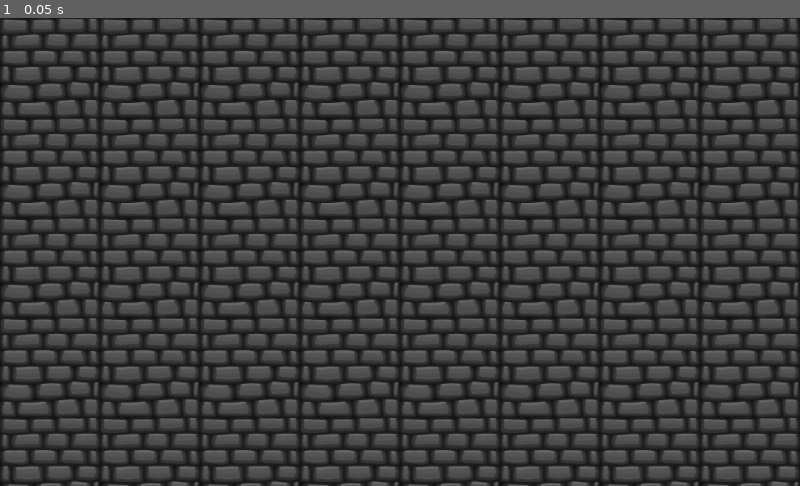
Above: before the commit, frame 1.
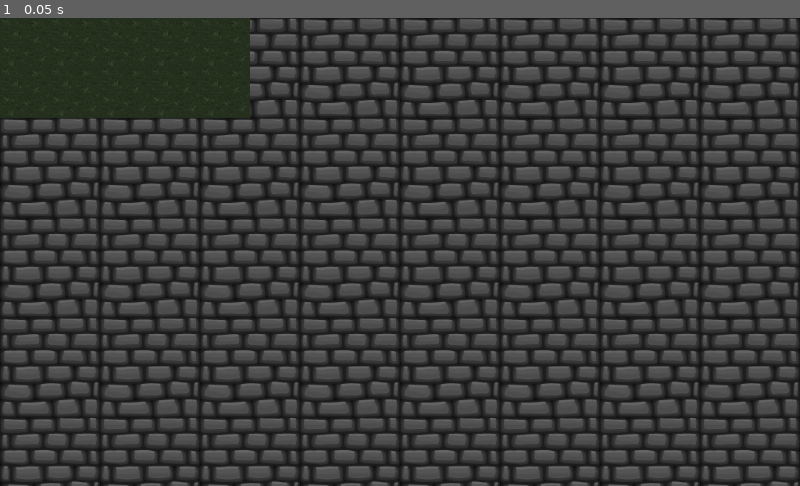
Above: after the commit, the same moment.

Repository: Firemanarg/ludum-dare-48
Game: Godot game, scene res://scenes/level/Level_1.tscn
Two runs of this game, one before a commit and one after it. Both use one fixed random seed, a clock stepped at 60 frames per second and the inputs below. This scene is started directly instead of the project's main scene.
Inputs:
- Up to frame 1 (0.05 s): no input

The runs differ from the first frame. In frame 1, 3.6% of the frame differs, in the area x 0-32%, y 0-22%.

Commit message:
level design

Diff:
--- a/godot/scenes/level/Level_1.tscn
+++ b/godot/scenes/level/Level_1.tscn
@@ -1,6 +1,7 @@
-[gd_scene load_steps=3 format=2]
+[gd_scene load_steps=5 format=2]
 
 [ext_resource path="res://assets/textures/tilemaps/road_16.png" type="Texture" id=1]
+[ext_resource path="res://assets/textures/tilemaps/land_1.png" type="Texture" id=2]
 
 [sub_resource type="TileSet" id=1]
 0/name = "road_16.png 0"
@@ -18,13 +19,34 @@
 0/shapes = [  ]
 0/z_index = 0
 
+[sub_resource type="TileSet" id=2]
+0/name = "land_1.png 0"
+0/texture = ExtResource( 2 )
+0/tex_offset = Vector2( 0, 0 )
+0/modulate = Color( 1, 1, 1, 1 )
+0/region = Rect2( 0, 0, 64, 64 )
+0/tile_mode = 0
+0/occluder_offset = Vector2( 0, 0 )
+0/navigation_offset = Vector2( 0, 0 )
+0/shape_offset = Vector2( 0, 0 )
+0/shape_transform = Transform2D( 1, 0, 0, 1, 0, 0 )
+0/shape_one_way = false
+0/shape_one_way_margin = 0.0
+0/shapes = [  ]
+0/z_index = 0
+
 [node name="Level_1" type="Node2D"]
 
-[node name="TileMapPiso" type="TileMap" parent="."]
+[node name="TileMapPiso1" type="TileMap" parent="."]
 tile_set = SubResource( 1 )
 cell_size = Vector2( 128, 128 )
 format = 1
 tile_data = PoolIntArray( 0, 0, 0, 1, 0, 0, 2, 0, 0, 3, 0, 0, 4, 0, 0, 5, 0, 0, 6, 0, 0, 7, 0, 0, 8, 0, 0, 9, 0, 0, 10, …(6233 unchanged characters)…
 
-[node name="TileMap" type="TileMap" parent="."]
+[node name="TileMapPiso2" type="TileMap" parent="."]
+tile_set = SubResource( 2 )
 format = 1
+tile_data = PoolIntArray( 0, 0, 0, 1, 0, 0, 2, 0, 0, 3, 0, 0, 4, 0, 0, 65536, 0, 0, 65537, 0, 0, 65538, 0, 0, 65539, 0, 0, 65540, 0, 0 )
+
+[node name="TileMapProps" type="TileMap" parent="."]
+format = 1
Binary file changed: godot/assets/textures/tilemaps/land_1.png
